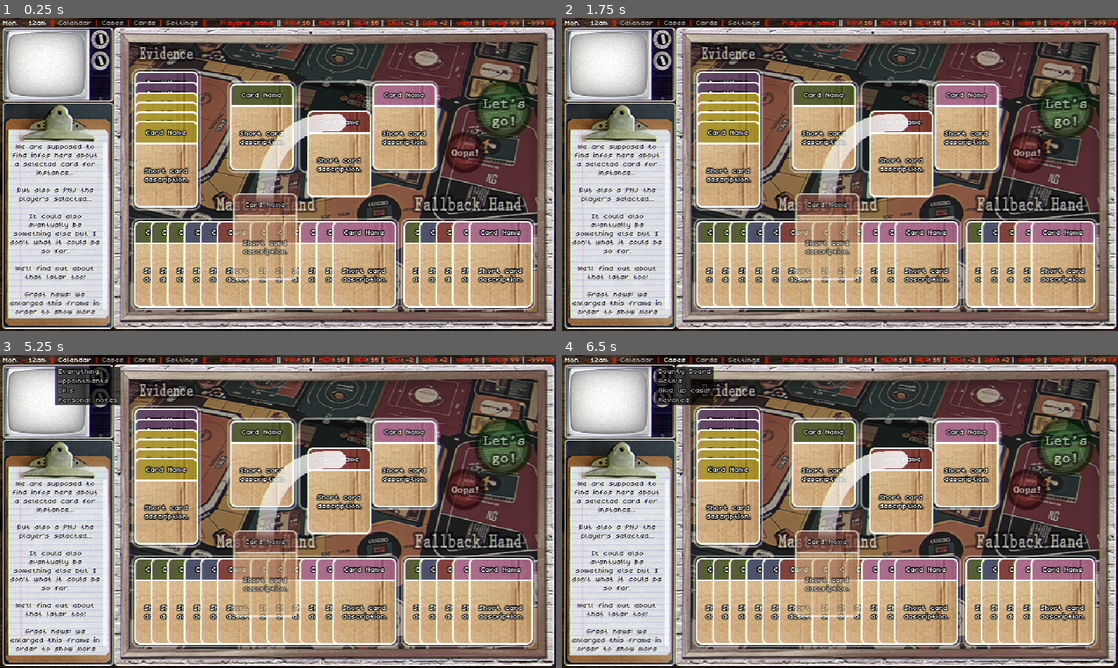
Above: before the commit, frames 1-4 (two rows, left to right).
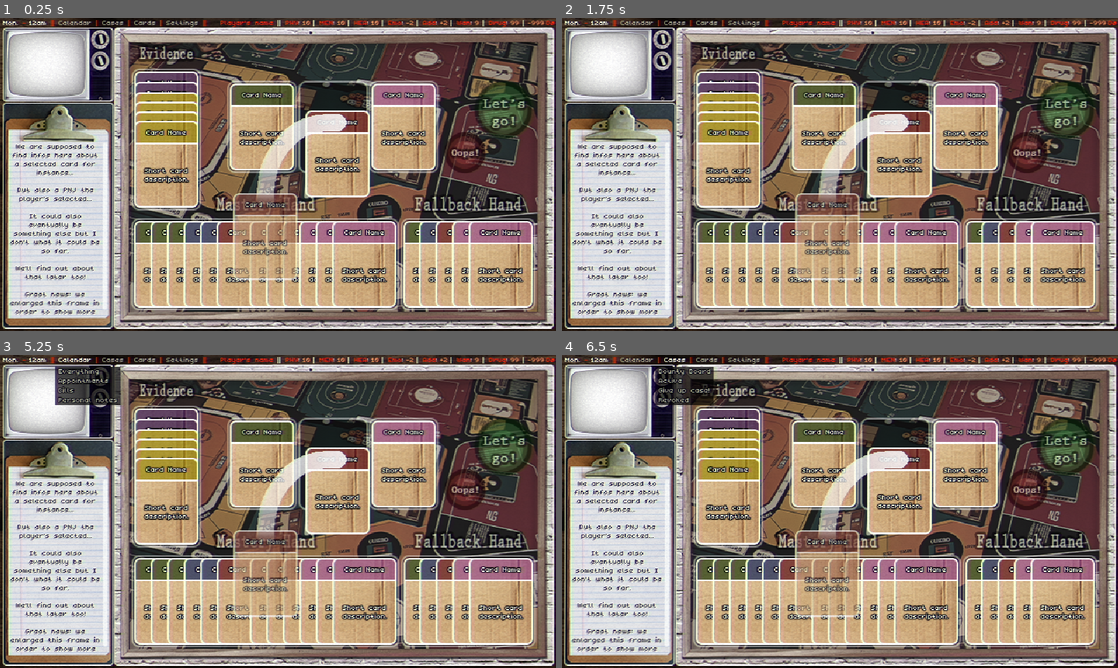
Above: after the commit, the same moments.

Repository: DomestiqueBaston/MY_ROLE_IN_THE_GRAND_SCHEME
Game: Godot game, scene res://SCENES/Interaction.tscn
Two runs of this game, one before a commit and one after it. Both use one fixed random seed, a clock stepped at 60 frames per second and the inputs below. This scene is started directly instead of the project's main scene.
Inputs (mouse positions are in pixels of both pictures, inside the frame that each line leads up to):
- Up to frame 1 (0.25 s): no input
- Up to frame 2 (1.75 s): click (840, 174) at 0.5 s; click (840, 174) at 1.25 s
- Up to frame 3 (5.25 s): click (278, 511) at 2 s; click (278, 511) at 2.75 s; click (278, 511) at 3.5 s; click (278, 511) at 4.25 s; click "Calendar" at 5 s
- Up to frame 4 (6.5 s): click "Cases" at 5.75 s

The runs differ from the first frame. In frame 1, 1.7% of the frame differs, in the area x 54-79%, y 20-58%; in frame 2, 1.7%; in frame 3, 1.7%; in frame 4, 1.7%.

Commit message:
On a une passe sur toutes les règles à présent. Il va falloir débugger et trouver des solutions à de nouveaux (petits) problèmes. + d'autres modifs...

Diff:
--- a/MY ROLE IN THE GRAND SCHEME/SCENES/Card.tscn
+++ b/MY ROLE IN THE GRAND SCHEME/SCENES/Card.tscn
@@ -1,10 +1,13 @@
-[gd_scene load_steps=14 format=3 uid="uid://bpp2q1gpqxlx1"]
+[gd_scene load_steps=17 format=3 uid="uid://bpp2q1gpqxlx1"]
 
 [ext_resource type="Texture2D" uid="uid://c2267c3l31gv" path="res://GRAPHICS/CARD/Card_Mask_Animation.png" id="1_8pu3o"]
 [ext_resource type="Texture2D" uid="uid://bui4lpomtn0y5" path="res://GRAPHICS/CARD/Card_BG.png" id="2_y3cdu"]
+[ext_resource type="Texture2D" uid="uid://vuxehd33t5yj" path="res://GRAPHICS/CARD/Card_Special.png" id="3_gk6lr"]
 [ext_resource type="Theme" uid="uid://7p0h0yu77gpv" path="res://UI/Card_Theme.tres" id="3_l7psf"]
 [ext_resource type="Texture2D" uid="uid://k8gtuwwg7pxm" path="res://GRAPHICS/CARD/Card_Evidence.png" id="3_uweet"]
+[ext_resource type="Texture2D" uid="uid://ddd34x72ghu57" path="res://GRAPHICS/CARD/Card_Run_Away.png" id="4_xhv7k"]
 [ext_resource type="Texture2D" uid="uid://ct7lvffsjl4m6" path="res://GRAPHICS/CARD/Card_Outline_Animation.png" id="5_m7h77"]
+[ext_resource type="Texture2D" uid="uid://dnyd4rhlcnw8v" path="res://GRAPHICS/CARD/Card_Break_In.png" id="5_rh7h4"]
 [ext_resource type="AudioStream" uid="uid://cb8rx85n16svn" path="res://SOUND/CARD/Drawing_Card.ogg" id="6_1yy8m"]
 [ext_resource type="AudioStream" uid="uid://cfgmrbinm35sd" path="res://SOUND/CARD/Drawing_Card_Reverse.ogg" id="7_ofh61"]
 
@@ -161,12 +164,40 @@
 polygon = PackedVector2Array(1, 26, 1, 6, 3, 3, 6, 1, 68, 1, 71, 3, 73, 6, 73, 26)
 metadata/_edit_lock_ = true
 
+[node name="Special" type="Sprite2D" parent="Card_Mask/Card_BG/Card_Color/Combat"]
+visible = false
+self_modulate = Color(0, 0, 0, 0.643137)
+texture = ExtResource("3_gk6lr")
+centered = false
+metadata/_edit_lock_ = true
+
+[node name="Run_Away" type="Sprite2D" parent="Card_Mask/Card_BG/Card_Color/Combat"]
+visible = false
+self_modulate = Color(0, 0, 0, 0.643137)
+texture = ExtResource("4_xhv7k")
+centered = false
+metadata/_edit_lock_ = true
+
 [node name="Investigation" type="Polygon2D" parent="Card_Mask/Card_BG/Card_Color"]
 visible = false
 color = Color(0.051, 0.18, 0, 0.643137)
 polygon = PackedVector2Array(1, 26, 1, 6, 3, 3, 6, 1, 68, 1, 71, 3, 73, 6, 73, 26)
 metadata/_edit_lock_ = true
 
+[node name="Special" type="Sprite2D" parent="Card_Mask/Card_BG/Card_Color/Investigation"]
+visible = false
+self_modulate = Color(0, 0, 0, 0.643137)
+texture = ExtResource("3_gk6lr")
+centered = false
+metadata/_edit_lock_ = true
+
+[node name="Break_In" type="Sprite2D" parent="Card_Mask/Card_BG/Card_Color/Investigation"]
+visible = false
+self_modulate = Color(0, 0, 0, 0.643137)
+texture = ExtResource("5_rh7h4")
+centered = false
+metadata/_edit_lock_ = true
+
 [node name="Dialogue" type="Polygon2D" parent="Card_Mask/Card_BG/Card_Color"]
 visible = false
 color = Color(0, 0.0941176, 0.329412, 0.643137)
@@ -194,10 +225,34 @@
 [node name="Pnj" type="Polygon2D" parent="Card_Mask/Card_BG/Card_Color"]
 visible = false
 color = Color(0.1248, 0.4208, 0.48, 0.643137)
-polygon = PackedVector2Array(1, 26, 1, 6, 3, 3, 6, 1, 68, 1, 71, 3, 73, 6, 73, 26)
-metadata/_edit_lock_ = true
-
-[node name="Carte_Evidence" type="Sprite2D" parent="Card_Mask/Card_BG"]
+polygon = PackedVector2Array(1, 26, 1, 6, 3, 3, 6, 1, 63, 1, 63, 26)
+metadata/_edit_lock_ = true
+
+[node name="No_Health" type="Polygon2D" parent="Card_Mask/Card_BG/Card_Color/Pnj"]
+visible = false
+color = Color(0.12549, 0.419608, 0.478431, 0.643137)
+polygon = PackedVector2Array(63, 26, 63, 1, 68, 1, 71, 3, 73, 6, 73, 26)
+metadata/_edit_lock_ = true
+
+[node name="Good_Health" type="Polygon2D" parent="Card_Mask/Card_BG/Card_Color/Pnj"]
+color = Color(0.16275, 0.75, 0.1425, 0.643137)
+polygon = PackedVector2Array(63, 26, 63, 1, 68, 1, 71, 3, 73, 6, 73, 26)
+metadata/_edit_lock_ = true
+
+[node name="Average_Health" type="Polygon2D" parent="Card_Mask/Card_BG/Card_Color/Pnj"]
+visible = false
+color = Color(0.7, 0.333083, 0.105, 0.643137)
+polygon = PackedVector2Array(63, 26, 63, 1, 68, 1, 71, 3, 73, 6, 73, 26)
+metadata/_edit_lock_ = true
+
+[node name="Low_Health" type="Polygon2D" parent="Card_Mask/Card_BG/Card_Color/Pnj"]
+visible = false
+color = Color(0.53, 0, 0, 0.643137)
+polygon = PackedVector2Array(63, 26, 63, 1, 68, 1, 71, 3, 73, 6, 73, 26)
+metadata/_edit_lock_ = true
+
+[node name="Evidence" type="Sprite2D" parent="Card_Mask/Card_BG"]
+visible = false
 self_modulate = Color(0, 0, 0, 0.643137)
 texture = ExtResource("3_uweet")
 centered = false
@@ -247,6 +302,11 @@
 hframes = 5
 metadata/_edit_lock_ = true
 
+[node name="Unplayable" type="Polygon2D" parent="Card_Mask/Card_BG"]
+visible = false
+color = Color(0, 0, 0, 0.498039)
+polygon = PackedVector2Array(0, 6, 1, 3, 3, 1, 6, 0, 68, 0, 71, 1, 73, 3, 74, 6, 74, 94, 73, 97, 71, 99, 68, 100, 6, 100, 3, 99, 1, 97, 0, 94)
+
 [node name="Bottom_Collider" type="Area2D" parent="Card_Mask/Card_BG"]
 visible = false
 collision_layer = 32
@@ -268,6 +328,14 @@
 shape = SubResource("RectangleShape2D_ptib8")
 metadata/_edit_lock_ = true
 
+[node name="Left_Pin_Position" type="Marker2D" parent="Card_Mask/Card_BG"]
+position = Vector2(7, 13)
+metadata/_edit_lock_ = true
+
+[node name="Right_Pin_Position" type="Marker2D" parent="Card_Mask/Card_BG"]
+position = Vector2(67, 13)
+metadata/_edit_lock_ = true
+
 [node name="Animation" type="AnimationPlayer" parent="."]
 libraries = {
 "": SubResource("AnimationLibrary_tcnxd")
--- a/MY ROLE IN THE GRAND SCHEME/SCENES/Interaction.tscn
+++ b/MY ROLE IN THE GRAND SCHEME/SCENES/Interaction.tscn
@@ -46,20 +46,14 @@
 [node name="Investigation" parent="TMP/Card1/Card_Mask/Card_BG/Card_Color" index="1"]
 visible = true
 
-[node name="Carte_Evidence" parent="TMP/Card1/Card_Mask/Card_BG" index="1"]
-visible = false
-
 [node name="Card3" parent="TMP" instance=ExtResource("3_iytka")]
-position = Vector2(428, 75)
+position = Vector2(427, 75)
 
 [node name="Combat" parent="TMP/Card3/Card_Mask/Card_BG/Card_Color" index="0"]
 visible = false
 
 [node name="Abstract" parent="TMP/Card3/Card_Mask/Card_BG/Card_Color" index="3"]
 visible = true
-
-[node name="Carte_Evidence" parent="TMP/Card3/Card_Mask/Card_BG" index="1"]
-visible = false
 
 [node name="Card17" parent="TMP" instance=ExtResource("3_iytka")]
 position = Vector2(464, 233)
@@ -70,9 +64,6 @@
 [node name="Investigation" parent="TMP/Card17/Card_Mask/Card_BG/Card_Color" index="1"]
 visible = true
 
-[node name="Carte_Evidence" parent="TMP/Card17/Card_Mask/Card_BG" index="1"]
-visible = false
-
 [node name="Card18" parent="TMP" instance=ExtResource("3_iytka")]
 position = Vector2(482, 233)
 
@@ -82,15 +73,9 @@
 [node name="Dialogue" parent="TMP/Card18/Card_Mask/Card_BG/Card_Color" index="2"]
 visible = true
 
-[node name="Carte_Evidence" parent="TMP/Card18/Card_Mask/Card_BG" index="1"]
-visible = false
-
 [node name="Card19" parent="TMP" instance=ExtResource("3_iytka")]
 position = Vector2(501, 233)
 
-[node name="Carte_Evidence" parent="TMP/Card19/Card_Mask/Card_BG" index="1"]
-visible = false
-
 [node name="Card21" parent="TMP" instance=ExtResource("3_iytka")]
 position = Vector2(520, 233)
 
@@ -100,9 +85,6 @@
 [node name="Abstract" parent="TMP/Card21/Card_Mask/Card_BG/Card_Color" index="3"]
 visible = true
 
-[node name="Carte_Evidence" parent="TMP/Card21/Card_Mask/Card_BG" index="1"]
-visible = false
-
 [node name="Card22" parent="TMP" instance=ExtResource("3_iytka")]
 position = Vector2(539, 233)
 
@@ -112,9 +94,6 @@
 [node name="Abstract" parent="TMP/Card22/Card_Mask/Card_BG/Card_Color" index="3"]
 visible = true
 
-[node name="Carte_Evidence" parent="TMP/Card22/Card_Mask/Card_BG" index="1"]
-visible = false
-
 [node name="Card4" parent="TMP" instance=ExtResource("3_iytka")]
 position = Vector2(154, 233)
 
@@ -124,9 +103,6 @@
 [node name="Investigation" parent="TMP/Card4/Card_Mask/Card_BG/Card_Color" index="1"]
 visible = true
 
-[node name="Carte_Evidence" parent="TMP/Card4/Card_Mask/Card_BG" index="1"]
-visible = false
-
 [node name="Card5" parent="TMP" instance=ExtResource("3_iytka")]
 position = Vector2(173, 233)
 
@@ -136,9 +112,6 @@
 [node name="Investigation" parent="TMP/Card5/Card_Mask/Card_BG/Card_Color" index="1"]
 visible = true
 
-[node name="Carte_Evidence" parent="TMP/Card5/Card_Mask/Card_BG" index="1"]
-visible = false
-
 [node name="Card6" parent="TMP" instance=ExtResource("3_iytka")]
 position = Vector2(192, 233)
 
@@ -148,9 +121,6 @@
 [node name="Investigation" parent="TMP/Card6/Card_Mask/Card_BG/Card_Color" index="1"]
 visible = true
 
-[node name="Carte_Evidence" parent="TMP/Card6/Card_Mask/Card_BG" index="1"]
-visible = false
-
 [node name="Card7" parent="TMP" instance=ExtResource("3_iytka")]
 position = Vector2(211, 233)
 
@@ -160,9 +130,6 @@
 [node name="Dialogue" parent="TMP/Card7/Card_Mask/Card_BG/Card_Color" index="2"]
 visible = true
 
-[node name="Carte_Evidence" parent="TMP/Card7/Card_Mask/Card_BG" index="1"]
-visible = false
-
 [node name="Card8" parent="TMP" instance=ExtResource("3_iytka")]
 position = Vector2(230, 233)
 
@@ -172,33 +139,18 @@
 [node name="Dialogue" parent="TMP/Card8/Card_Mask/Card_BG/Card_Color" index="2"]
 visible = true
 
-[node name="Carte_Evidence" parent="TMP/Card8/Card_Mask/Card_BG" index="1"]
-visible = false
-
 [node name="Card9" parent="TMP" instance=ExtResource("3_iytka")]
 position = Vector2(249, 233)
 
-[node name="Carte_Evidence" parent="TMP/Card9/Card_Mask/Card_BG" index="1"]
-visible = false
-
 [node name="Card11" parent="TMP" instance=ExtResource("3_iytka")]
 position = Vector2(287, 233)
 
-[node name="Carte_Evidence" parent="TMP/Card11/Card_Mask/Card_BG" index="1"]
-visible = false
-
 [node name="Card12" parent="TMP" instance=ExtResource("3_iytka")]
 position = Vector2(306, 233)
 
-[node name="Carte_Evidence" parent="TMP/Card12/Card_Mask/Card_BG" index="1"]
-visible = false
-
 [node name="Card13" parent="TMP" instance=ExtResource("3_iytka")]
 position = Vector2(325, 233)
 
-[node name="Carte_Evidence" parent="TMP/Card13/Card_Mask/Card_BG" index="1"]
-visible = false
-
 [node name="Card14" parent="TMP" instance=ExtResource("3_iytka")]
 position = Vector2(344, 233)
 
@@ -208,9 +160,6 @@
 [node name="Abstract" parent="TMP/Card14/Card_Mask/Card_BG/Card_Color" index="3"]
 visible = true
 
-[node name="Carte_Evidence" parent="TMP/Card14/Card_Mask/Card_BG" index="1"]
-visible = false
-
 [node name="Card15" parent="TMP" instance=ExtResource("3_iytka")]
 position = Vector2(363, 233)
 
@@ -220,9 +169,6 @@
 [node name="Abstract" parent="TMP/Card15/Card_Mask/Card_BG/Card_Color" index="3"]
 visible = true
 
-[node name="Carte_Evidence" parent="TMP/Card15/Card_Mask/Card_BG" index="1"]
-visible = false
-
 [node name="Card16" parent="TMP" instance=ExtResource("3_iytka")]
 position = Vector2(382, 233)
 
@@ -231,22 +177,13 @@
 
 [node name="Abstract" parent="TMP/Card16/Card_Mask/Card_BG/Card_Color" index="3"]
 visible = true
-
-[node name="Carte_Evidence" parent="TMP/Card16/Card_Mask/Card_BG" index="1"]
-visible = false
 
 [node name="Card10" parent="TMP" instance=ExtResource("3_iytka")]
 modulate = Color(1, 1, 1, 0.784314)
 position = Vector2(268, 201)
 
-[node name="Carte_Evidence" parent="TMP/Card10/Card_Mask/Card_BG" index="1"]
-visible = false
-
 [node name="Card20" parent="TMP" instance=ExtResource("3_iytka")]
-position = Vector2(353, 106)
-
-[node name="Carte_Evidence" parent="TMP/Card20/Card_Mask/Card_BG" index="1"]
-visible = false
+position = Vector2(351, 106)
 
 [node name="Card23" parent="TMP" instance=ExtResource("3_iytka")]
 position = Vector2(154, 61)
@@ -257,9 +194,6 @@
 [node name="Lieu" parent="TMP/Card23/Card_Mask/Card_BG/Card_Color" index="5"]
 visible = true
 
-[node name="Carte_Evidence" parent="TMP/Card23/Card_Mask/Card_BG" index="1"]
-visible = false
-
 [node name="Card24" parent="TMP" instance=ExtResource("3_iytka")]
 position = Vector2(154, 73)
 
@@ -269,9 +203,6 @@
 [node name="Lieu" parent="TMP/Card24/Card_Mask/Card_BG/Card_Color" index="5"]
 visible = true
 
-[node name="Carte_Evidence" parent="TMP/Card24/Card_Mask/Card_BG" index="1"]
-visible = false
-
 [node name="Card25" parent="TMP" instance=ExtResource("3_iytka")]
 position = Vector2(154, 85)
 
@@ -281,9 +212,6 @@
 [node name="Object" parent="TMP/Card25/Card_Mask/Card_BG/Card_Color" index="4"]
 visible = true
 
-[node name="Carte_Evidence" parent="TMP/Card25/Card_Mask/Card_BG" index="1"]
-visible = false
-
 [node name="Card26" parent="TMP" instance=ExtResource("3_iytka")]
 position = Vector2(154, 96)
 
@@ -293,9 +221,6 @@
 [node name="Object" parent="TMP/Card26/Card_Mask/Card_BG/Card_Color" index="4"]
 visible = true
 
-[node name="Carte_Evidence" parent="TMP/Card26/Card_Mask/Card_BG" index="1"]
-visible = false
-
 [node name="Card27" parent="TMP" instance=ExtResource("3_iytka")]
 position = Vector2(154, 107)
 
@@ -305,9 +230,6 @@
 [node name="Object" parent="TMP/Card27/Card_Mask/Card_BG/Card_Color" index="4"]
 visible = true
 
-[node name="Carte_Evidence" parent="TMP/Card27/Card_Mask/Card_BG" index="1"]
-visible = false
-
 [node name="Card28" parent="TMP" instance=ExtResource("3_iytka")]
 position = Vector2(154, 118)
 
@@ -316,9 +238,6 @@
 
 [node name="Object" parent="TMP/Card28/Card_Mask/Card_BG/Card_Color" index="4"]
 visible = true
-
-[node name="Carte_Evidence" parent="TMP/Card28/Card_Mask/Card_BG" index="1"]
-visible = false
 
 [node name="Line2D" type="Line2D" parent="TMP"]
 position = Vector2(9, 11)
--- a/MY ROLE IN THE GRAND SCHEME/SCENES/Quest.tscn
+++ b/MY ROLE IN THE GRAND SCHEME/SCENES/Quest.tscn
@@ -9,7 +9,6 @@
 [ext_resource type="PackedScene" uid="uid://dauwh3vjh26kl" path="res://SCENES/Top_Left_Info.tscn" id="5_u6ur1"]
 [ext_resource type="PackedScene" uid="uid://codd8oehsbdvn" path="res://SCENES/Bottom_Left_Info_Short.tscn" id="6_6a8nk"]
 [ext_resource type="PackedScene" uid="uid://euyms52mpy48" path="res://SCENES/Player_Place.tscn" id="7_hutwy"]
-[ext_resource type="PackedScene" uid="uid://6h0vwfyh2npe" path="res://SCENES/Links_Buttons.tscn" id="8_lfs84"]
 [ext_resource type="Texture2D" uid="uid://dum31gxvr6ubj" path="res://GRAPHICS/UI/Pointille_Violet_Rose.png" id="8_yqmfx"]
 [ext_resource type="PackedScene" uid="uid://cmdruf4bxouoa" path="res://SCENES/Pin.tscn" id="10_13y24"]
 [ext_resource type="PackedScene" uid="uid://bnkco2tyaesue" path="res://SCENES/Global_Shader_Overlay.tscn" id="11_c2c0c"]
@@ -43,15 +42,36 @@
 [node name="Card1" parent="TMP" instance=ExtResource("4_nkome")]
 position = Vector2(190, 85)
 
+[node name="Special" parent="TMP/Card1/Card_Mask/Card_BG/Card_Color/Combat" index="0"]
+visible = true
+
 [node name="Card2" parent="TMP" instance=ExtResource("4_nkome")]
 position = Vector2(463, 206)
 
+[node name="Run_Away" parent="TMP/Card2/Card_Mask/Card_BG/Card_Color/Combat" index="1"]
+visible = true
+
 [node name="Card3" parent="TMP" instance=ExtResource("4_nkome")]
 position = Vector2(512, 163)
 
+[node name="Combat" parent="TMP/Card3/Card_Mask/Card_BG/Card_Color" index="0"]
+visible = false
+
+[node name="Investigation" parent="TMP/Card3/Card_Mask/Card_BG/Card_Color" index="1"]
+visible = true
+
+[node name="Break_In" parent="TMP/Card3/Card_Mask/Card_BG/Card_Color/Investigation" index="1"]
+visible = true
+
 [node name="Card4" parent="TMP" instance=ExtResource("4_nkome")]
 position = Vector2(165, 213)
 
+[node name="Combat" parent="TMP/Card4/Card_Mask/Card_BG/Card_Color" index="0"]
+visible = false
+
+[node name="Dialogue" parent="TMP/Card4/Card_Mask/Card_BG/Card_Color" index="2"]
+visible = true
+
 [node name="Card5" parent="TMP" instance=ExtResource("4_nkome")]
 position = Vector2(294, 38)
 
@@ -61,9 +81,6 @@
 [node name="Pnj" parent="TMP/Card5/Card_Mask/Card_BG/Card_Color" index="6"]
 visible = true
 
-[node name="Carte_Evidence" parent="TMP/Card5/Card_Mask/Card_BG" index="1"]
-visible = false
-
 [node name="Card6" parent="TMP" instance=ExtResource("4_nkome")]
 position = Vector2(537, 57)
 
@@ -73,8 +90,8 @@
 [node name="Lieu" parent="TMP/Card6/Card_Mask/Card_BG/Card_Color" index="5"]
 visible = true
 
-[node name="Carte_Evidence" parent="TMP/Card6/Card_Mask/Card_BG" index="1"]
-visible = false
+[node name="Unplayable" parent="TMP/Card6/Card_Mask/Card_BG" index="4"]
+visible = true
 
 [node name="Lien_Pointillé_Exemple" type="Line2D" parent="TMP"]
 points = PackedVector2Array(256, 97, 472, 215)
@@ -87,8 +104,7 @@
 metadata/_edit_lock_ = true
 
 [node name="Lien_Pointillé_Blanc_Exemple" type="Line2D" parent="TMP"]
-position = Vector2(-54, 96)
-points = PackedVector2Array(599, -22, 413, -50)
+points = PackedVector2Array(545, 74, 359, 46)
 width = 3.0
 texture = ExtResource("5_gsfxi")
 texture_mode = 1
@@ -149,13 +165,43 @@
 offset_right = 549.0
 offset_bottom = 78.0
 
+[node name="Base_Locations" type="Control" parent="."]
+layout_mode = 3
+anchors_preset = 0
+offset_left = 230.0
+offset_top = 320.0
+offset_right = 270.0
+offset_bottom = 360.0
+metadata/_edit_lock_ = true
+
+[node name="Morpho_the_Dealer" parent="Base_Locations" instance=ExtResource("10_13y24")]
+tooltip_text = "Morpho the Dealer"
+
+[node name="Investigation_Center" parent="Base_Locations" instance=ExtResource("10_13y24")]
+offset_left = 193.0
+offset_top = -78.0
+offset_right = 201.0
+offset_bottom = -70.0
+tooltip_text = "Investigation Center"
+
+[node name="Boutique" parent="Base_Locations" instance=ExtResource("10_13y24")]
+offset_left = 28.0
+offset_top = -127.0
+offset_right = 36.0
+offset_bottom = -119.0
+tooltip_text = "Boutique"
+
+[node name="Jail" parent="Base_Locations" instance=ExtResource("10_13y24")]
+offset_left = 257.0
+offset_top = -265.0
+offset_right = 265.0
+offset_bottom = -257.0
+tooltip_text = "Jail"
+
 [node name="Top_Left_Info" parent="." instance=ExtResource("5_u6ur1")]
 metadata/_edit_lock_ = true
 
 [node name="Bottom_Left_Info" parent="." instance=ExtResource("6_6a8nk")]
-
-[node name="Links_Buttons" parent="." instance=ExtResource("8_lfs84")]
-visible = false
 
 [node name="Top_Bar" parent="." instance=ExtResource("3_1pxmd")]
 
--- a/MY ROLE IN THE GRAND SCHEME/project.godot
+++ b/MY ROLE IN THE GRAND SCHEME/project.godot
@@ -23,7 +23,6 @@
 
 window/size/viewport_width=640
 window/size/viewport_height=360
-window/size/mode=4
 window/size/always_on_top=true
 window/size/window_width_override=1280
 window/size/window_height_override=720
Binary file added: MY ROLE IN THE GRAND SCHEME/GRAPHICS/CARD/Card_Break_In.png
Not shown, added: MY ROLE IN THE GRAND SCHEME/GRAPHICS/CARD/Card_Break_In.png.import
Binary file added: MY ROLE IN THE GRAND SCHEME/GRAPHICS/CARD/Card_Run_Away.png
Not shown, added: MY ROLE IN THE GRAND SCHEME/GRAPHICS/CARD/Card_Run_Away.png.import
Binary file added: MY ROLE IN THE GRAND SCHEME/GRAPHICS/CARD/Card_Special.png
Not shown, added: MY ROLE IN THE GRAND SCHEME/GRAPHICS/CARD/Card_Special.png.import
Not shown: 1 places in MY ROLE IN THE GRAND SCHEME/SCENES/Quest.tscn that only renumber resources
Renamed: MY ROLE IN THE GRAND SCHEME/SCENES/Links_Buttons.tscn -> MY ROLE IN THE GRAND SCHEME/TRASH/Links_Buttons.tscn
Not shown, changed: DOCS/Nouveau_système_v10.md
Not shown, changed: DOCS/Nouveau_système_v10.odt
